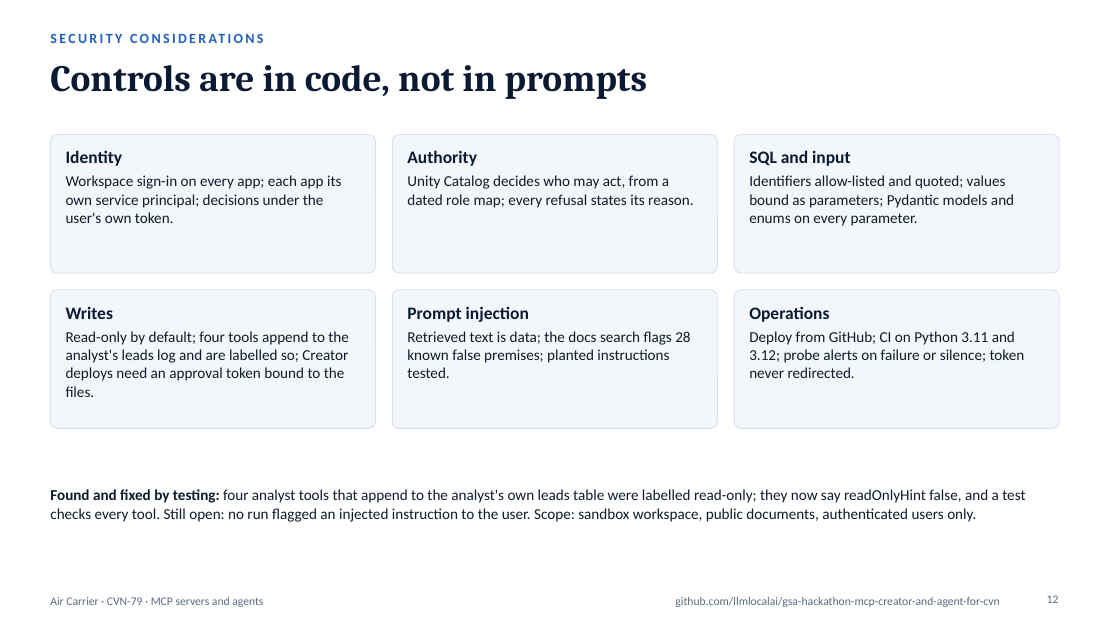
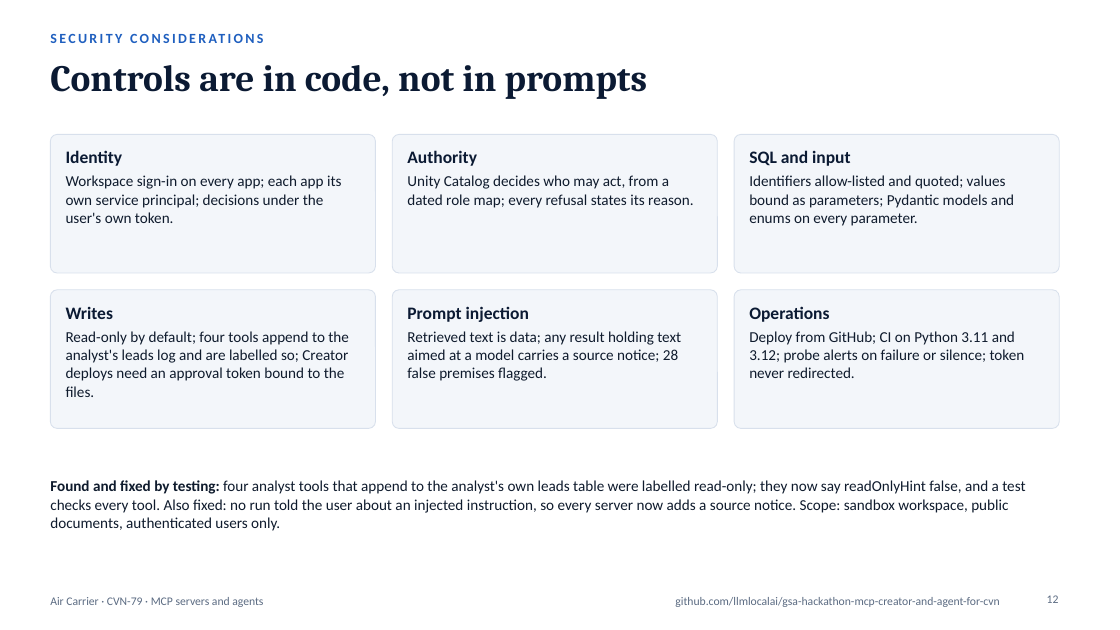
Before and after one commit to gsa-mcp-hackathon/gsa-hackathon-mcp-creator-and-agent-for-air-carrier, a slide deck: slide 12 of docs/submission/mcp-a-creator-one-hub-deck.pptx. Drawn at 1120x630 pixels with LibreOffice and Linux fonts; fonts in the diff are those of the drawing. Boxes give left, top, right and bottom in pixels: in the first picture for what was removed or moved away, otherwise in the second. Text is boxed around its words. In the diff, an @@ line names an element or a change of style, - is before the commit and + after.

```diff
--- a/docs/submission/mcp-a-creator-one-hub-deck.pptx
+++ b/docs/submission/mcp-a-creator-one-hub-deck.pptx
@@ text at box(407, 331, 681, 381): text changed @@
-Retrieved text is data; the docs search flags 28 known false premises; planted instructions tested.
+Retrieved text is data; any result holding text aimed at a model carries a source notice; 28 false premises flagged.
@@ text at box(50, 480, 1025, 531): text changed @@
-Found and fixed by testing: four analyst tools that append to the analyst's own leads table were labelled read-only; they now say readOnlyHint false, and a test checks every tool. Still open: no run flagged an injected instruction to the user. Scope: sandbox workspace, public documents, authenticated users only.
+Found and fixed by testing: four analyst tools that append to the analyst's own leads table were labelled read-only; they now say readOnlyHint false, and a test checks every tool. Also fixed: no run told the user about an injected instruction, so every server now adds a source notice. Scope: sandbox workspace, public documents, authenticated users only.
```
Also in this commit, not shown: 5 other slides changed, 3 other files.
